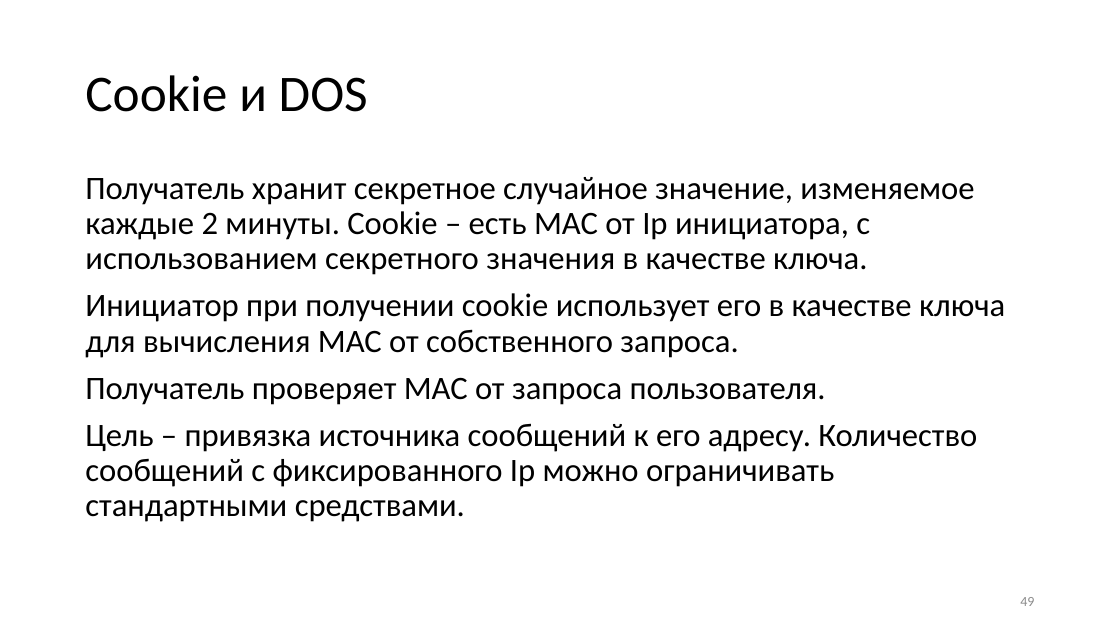
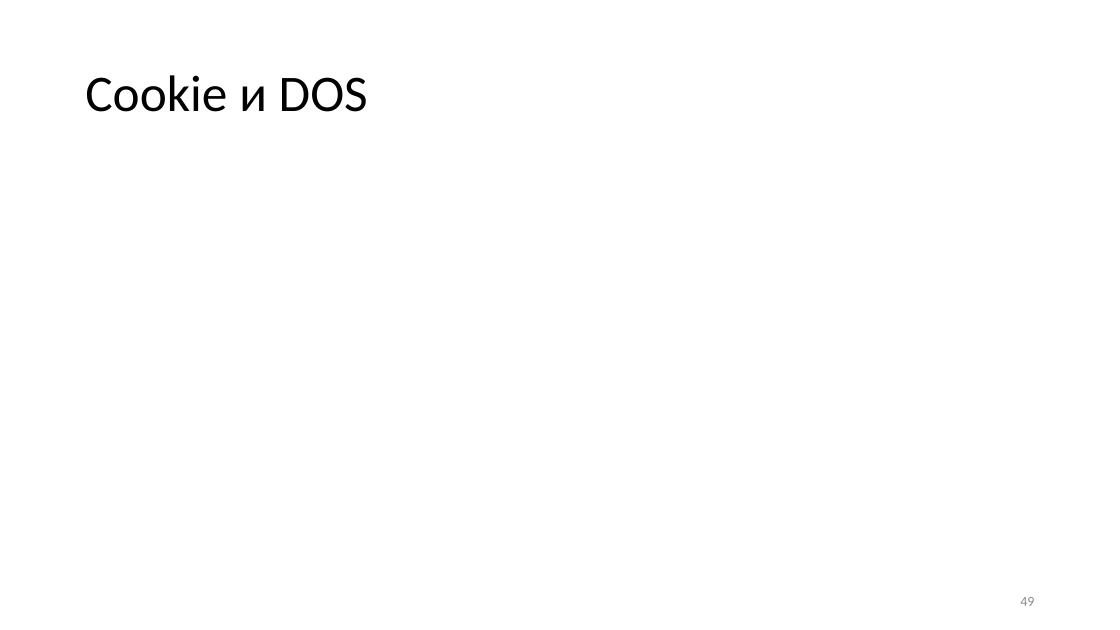
Before and after one commit to CryptoCourse/CryptoLectures, a slide deck: slide 49 of Lectures/Lecture0x2.pptx. Drawn at 1120x630 pixels with LibreOffice and Linux fonts; fonts in the diff are those of the drawing; grey boxes stand for pictures. Boxes give left, top, right and bottom in pixels: in the first picture for what was removed or moved away, otherwise in the second. Text is boxed around its words. In the diff, an @@ line names an element or a change of style, - is before the commit and + after.

```diff
--- a/Lectures/Lecture0x2.pptx
+++ b/Lectures/Lecture0x2.pptx
@@ text removed at (x1=85, y1=177, x2=1005, y2=522) @@
-Получатель хранит секретное случайное значение, изменяемое каждые 2 минуты. Cookie – есть MAC от Ip инициатора, с использованием секретного значения в качестве ключа.
-Инициатор при получении cookie использует его в качестве ключа для вычисления MAC от собственного запроса.
-Получатель проверяет MAC от запроса пользователя.
-Цель – привязка источника сообщений к его адресу. Количество сообщений с фиксированного Ip можно ограничивать стандартными средствами.
```
Also in this commit, not shown: 9 other slides changed, 3 other files.
